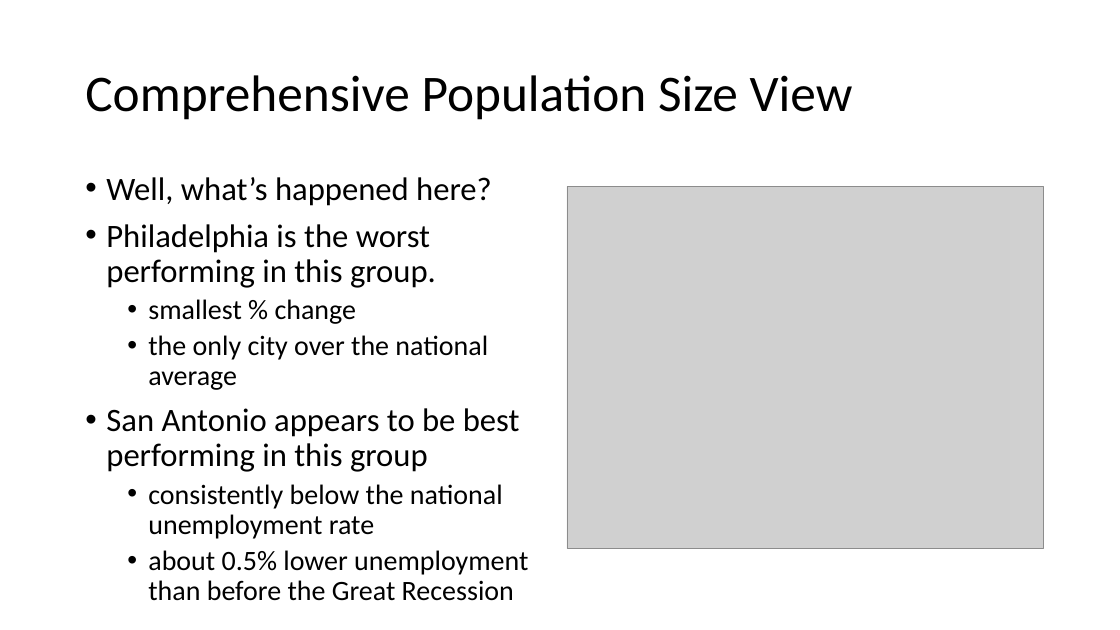
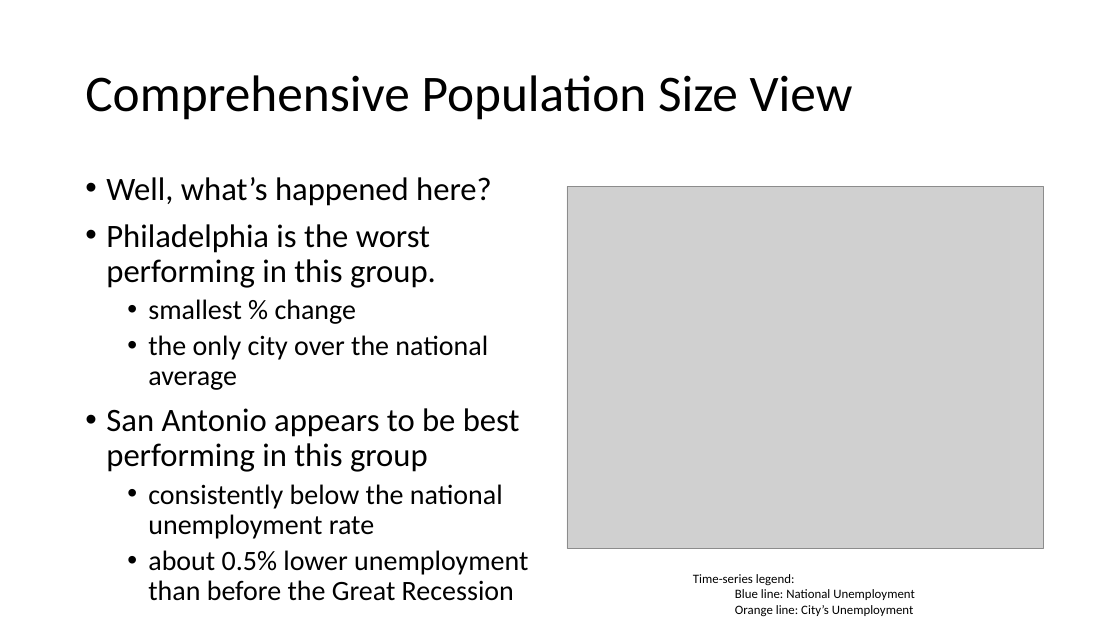
Before and after one commit to muftring/iu-datavis, a slide deck: slide 16 of project/mid-term-presentation.pptx. Drawn at 1120x630 pixels with LibreOffice and Linux fonts; fonts in the diff are those of the drawing; grey boxes stand for pictures. Boxes give left, top, right and bottom in pixels: in the first picture for what was removed or moved away, otherwise in the second. Text is boxed around its words. In the diff, an @@ line names an element or a change of style, - is before the commit and + after.

Commit message:
Mid-term project: more population analysis, some with labor force

```diff
--- a/project/mid-term-presentation.pptx
+++ b/project/mid-term-presentation.pptx
@@ text added at (x1=693, y1=574, x2=915, y2=617), 11 pt, text #000000 @@
+Time-series legend:
+  Blue line: National Unemployment
+  Orange line: City’s Unemployment
```
Also in this commit, not shown: 11 other slides changed, 2 slides added, 2 slides removed, 32 other files.
